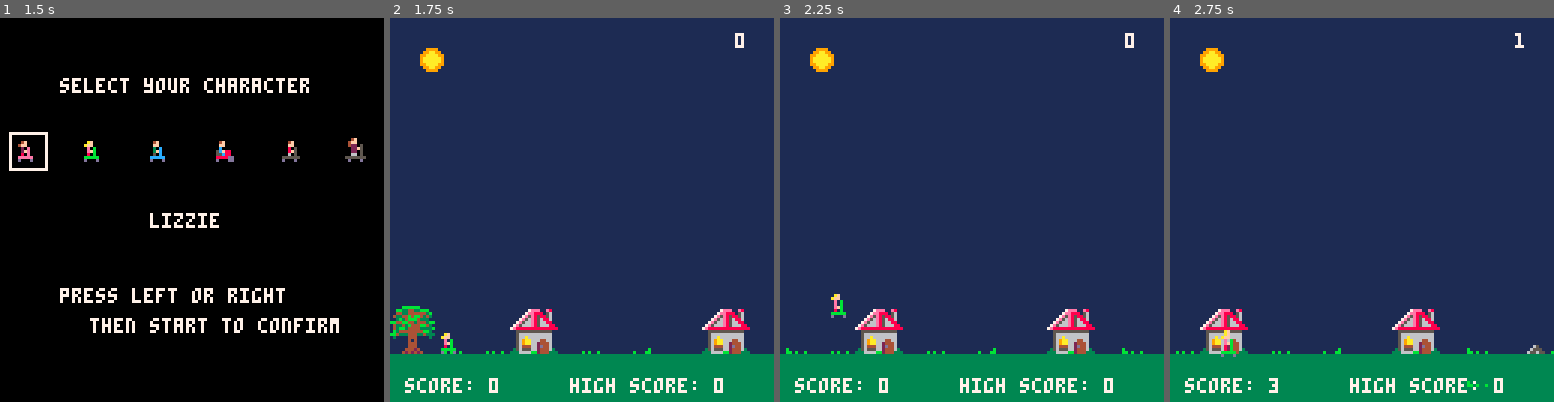
Above: before the commit, frames 1-4 (left to right).
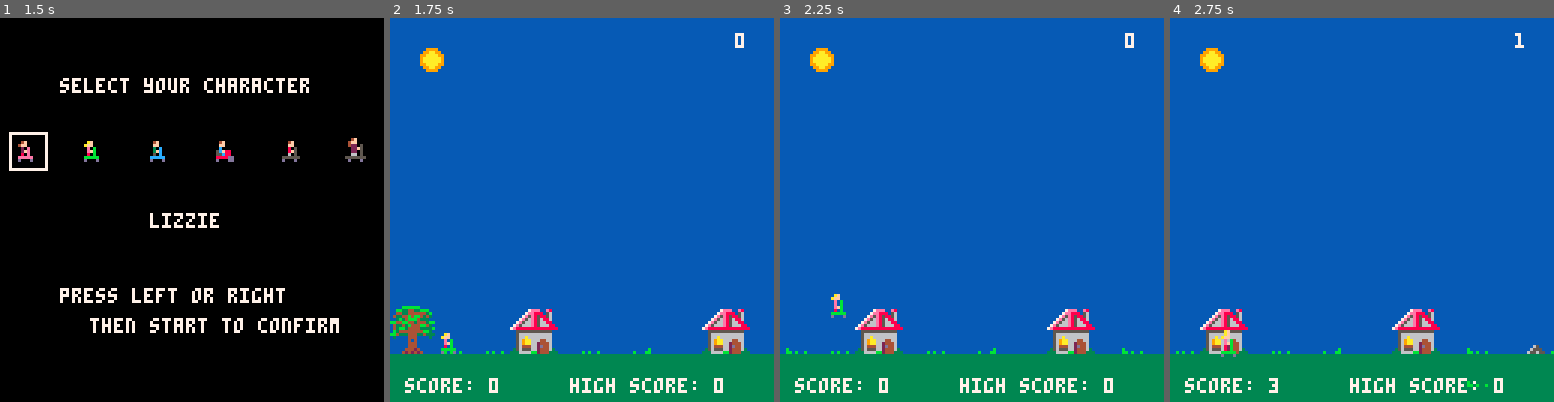
Above: after the commit, the same moments.

Repository: Dads-Games/rainbowriders
Game: PICO-8 cartridge rainbowriders.p8
Two runs of this game, one before a commit and one after it. Both use one fixed random seed, a clock stepped at 60 frames per second and the inputs below.
Inputs:
- Up to frame 1 (1.5 s): tap O (Z key) at 0.7 s
- Up to frame 2 (1.75 s): hold Right from 1.6 s (still down); tap O (Z key) at 1.7 s
- Up to frame 3 (2.25 s): release Right at 2.1 s; tap O (Z key) at 2.1 s
- Up to frame 4 (2.75 s): hold Right from 2.47 s (still down); tap O (Z key) at 2.5 s

Frame 1 is identical in both runs. In frame 2, 84% of the frame differs, in the area x 0-100%, y 0-88%; in frame 3, 85%; in frame 4, 85%.

Commit message:
Put in a color hack for a brighter blue sky

Diff:
--- a/src/screens/game.lua
+++ b/src/screens/game.lua
@@ -130,8 +130,12 @@
     end
 
     function game_view ()
+        -- color palette hack for a brighter blue background
+        pal({[0]=0,140,2,3,4,5,6,7,8,9,10,11,12,13,14,15},1)
+
         -- Draw sky
         rectfill(0, 0, 127, 127, 1)
+        --pal()
         -- Draw map as background
         map(0, 0, background_x, background_y, background_n/8, 16)
         map(0, 0, background_x - background_n, background_y, background_n/8, 16)
